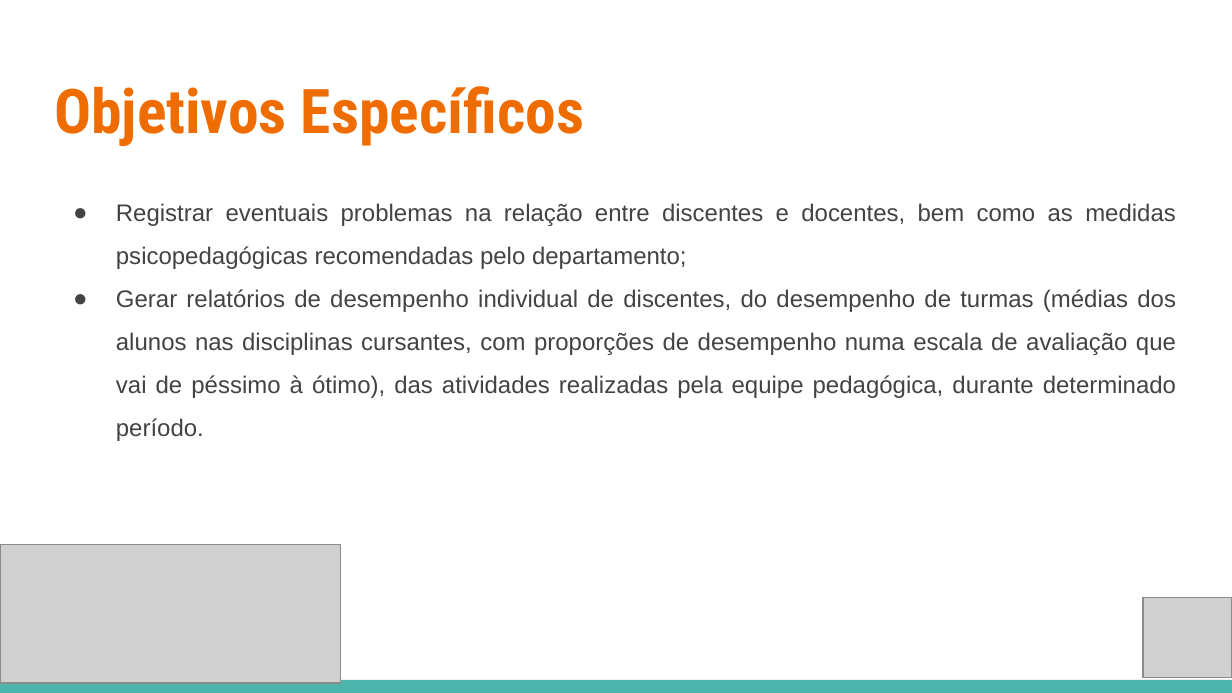
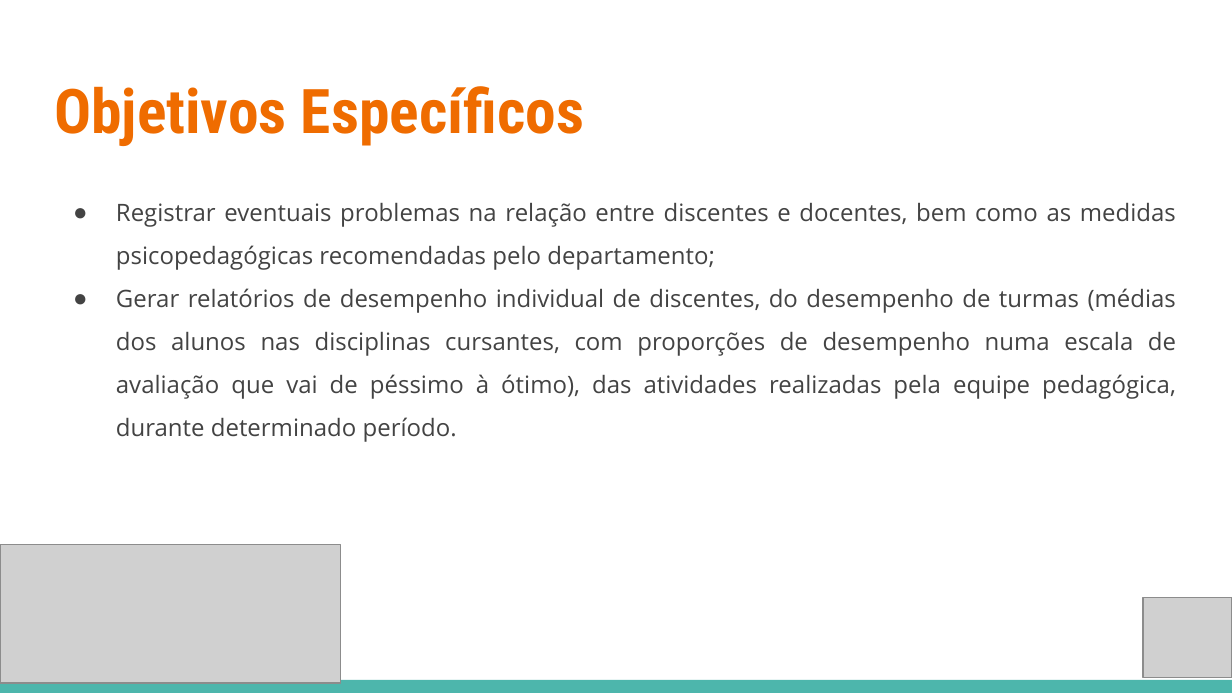
Before and after one commit to deividazevedo2/Projeto-SISAP, a slide deck: slide 5 of SISAP/000-GERENCIA_DE_PROJETO/PPJ-PLANO_DE_PROJETO - SISAP.pptx. Drawn at 1232x693 pixels with LibreOffice and Linux fonts; fonts in the diff are those of the drawing; grey boxes stand for pictures. Boxes give left, top, right and bottom in pixels: in the first picture for what was removed or moved away, otherwise in the second. Text is boxed around its words. In the diff, an @@ line names an element or a change of style, - is before the commit and + after.

```diff
--- a/SISAP/000-GERENCIA_DE_PROJETO/PPJ-PLANO_DE_PROJETO - SISAP.pptx
+++ b/SISAP/000-GERENCIA_DE_PROJETO/PPJ-PLANO_DE_PROJETO - SISAP.pptx
@@ text "Registrar eventuais problemas na relação ..." at bbox=[116, 203, 1176, 442]: font Arial to Open Sans @@
```
Also in this commit, not shown: 7 other slides changed.
